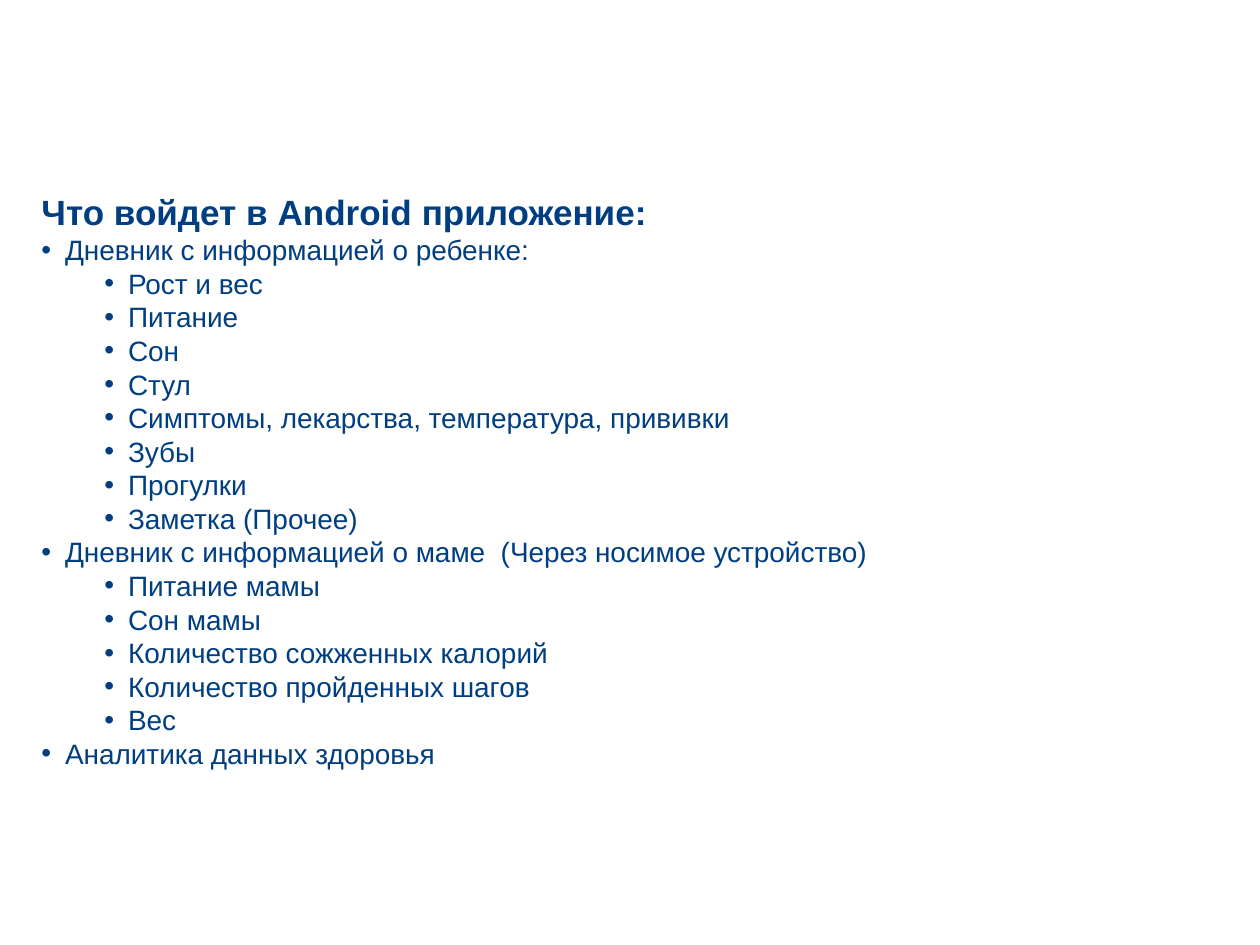
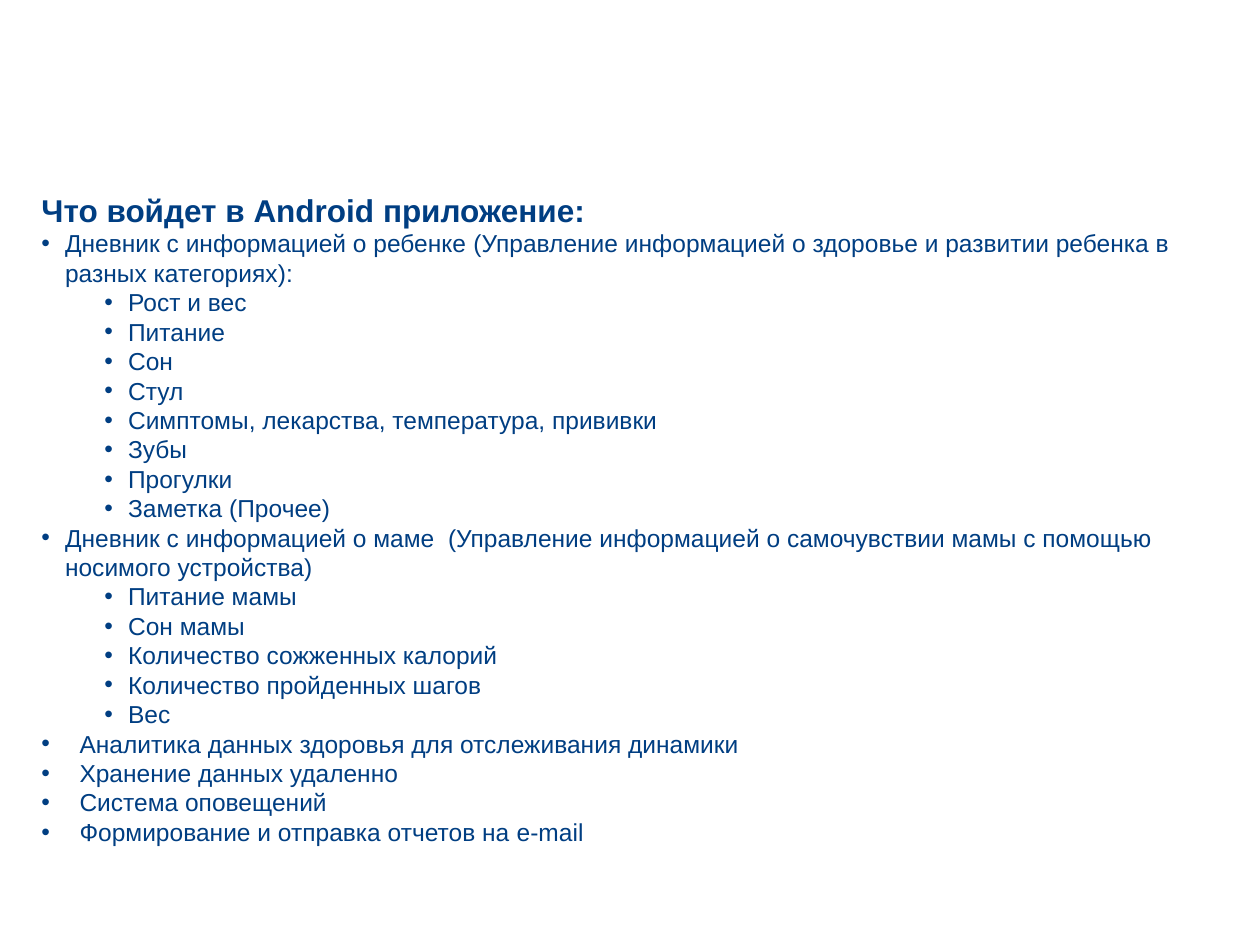
Before and after one commit to arepina/MomAndBaby, a slide deck: slide 7 of docs/Presentation.pptx. Drawn at 1260x945 pixels with LibreOffice and Linux fonts; fonts in the diff are those of the drawing; background and template pictures are left out. Boxes give left, top, right and bottom in pixels: in the first picture for what was removed or moved away, otherwise in the second. Text is boxed around its words. In the diff, an @@ line names an element or a change of style, - is before the commit and + after.

```diff
--- a/docs/Presentation.pptx
+++ b/docs/Presentation.pptx
@@ text at [41,198,657,724]: size 20 to 18 pt in "Что войдет в Android приложение:"; size 16 to 14 pt in "Рост и вес", "Питание", "Сон", "Стул" and 9 more places @@
@@ text at [65,233,1169,287]: text changed; size 16 to 14 pt @@
-• Дневник с информацией о ребенке:
+• Дневник с информацией о ребенке (Управление информацией о здоровье и развитии ребенка в разных категориях):
@@ text at [65,528,1151,581]: text changed; size 16 to 14 pt @@
-• Дневник с информацией о маме (Через носимое устройство)
+• Дневник с информацией о маме (Управление информацией о самочувствии мамы с помощью носимого устройства)
@@ text at [80,736,738,846]: text changed; size 16 to 14 pt @@
-• Аналитика данных здоровья
+• Аналитика данных здоровья для отслеживания динамики
+• Хранение данных удаленно
+• Система оповещений
+• Формирование и отправка отчетов на e-mail
```
Also in this commit, not shown: 1 other slide changed, 25 other files.
